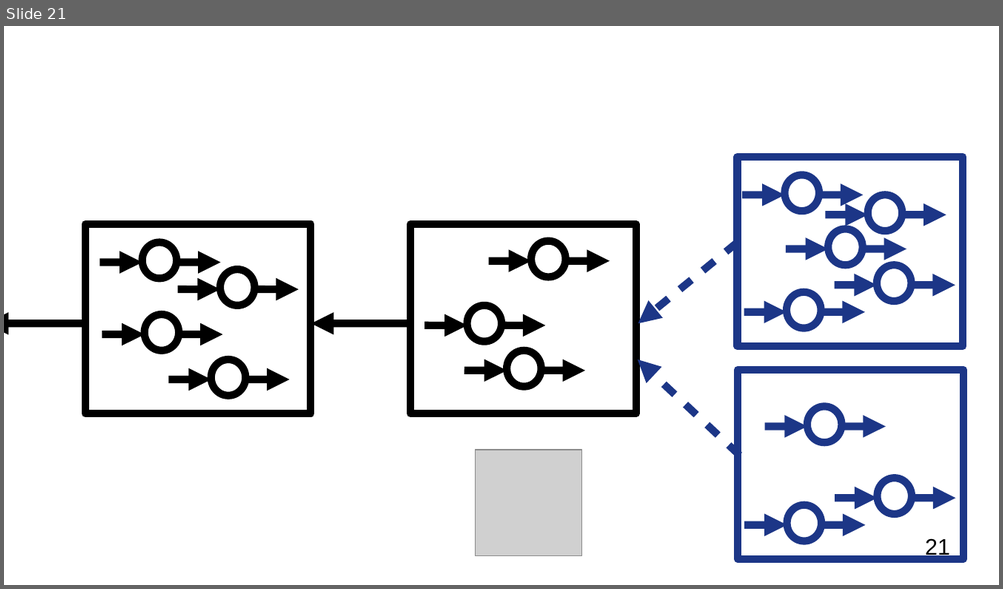
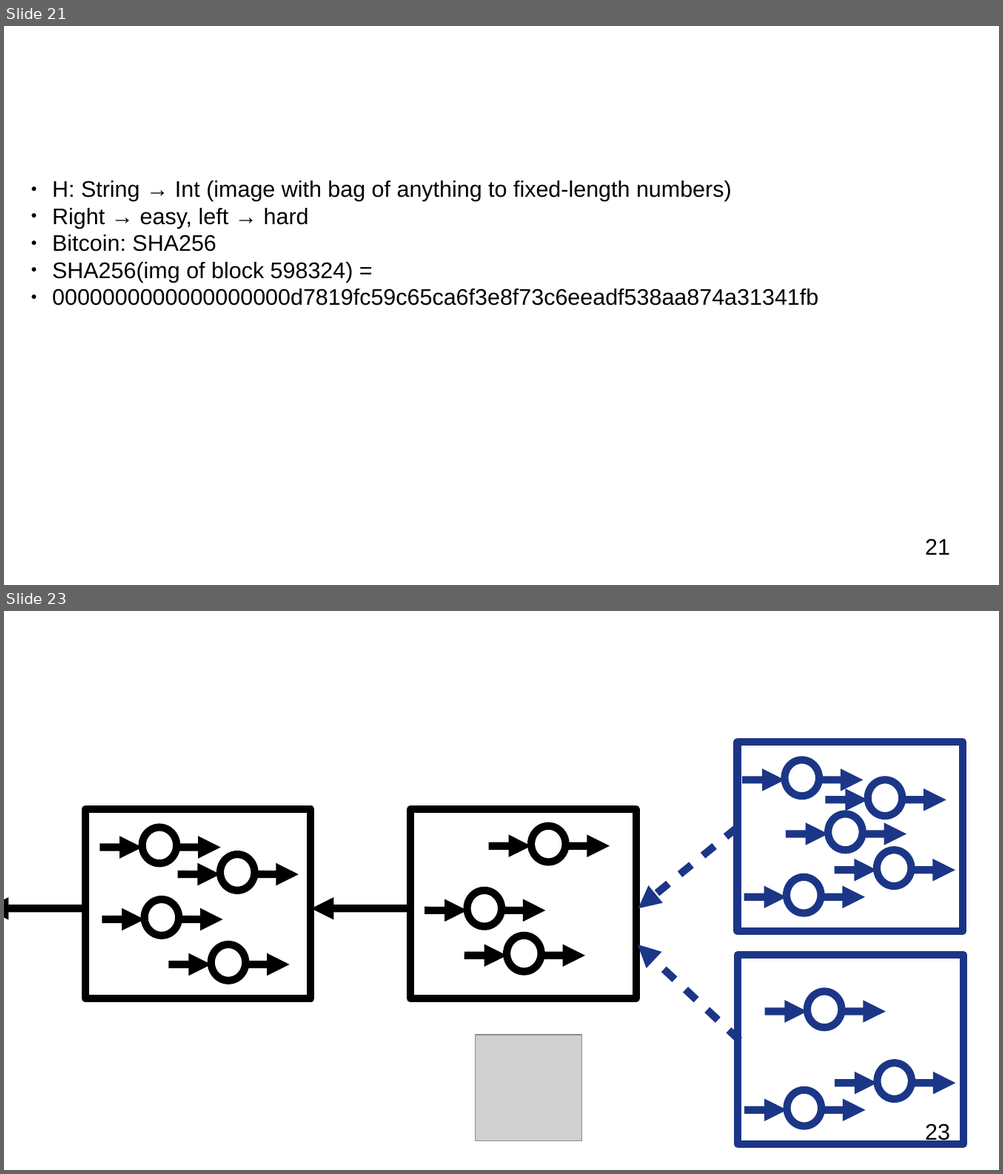
Before and after one commit to OrfeasLitos/blockchain_slides, a slide deck: presentation.odp. Shown one above the other, each under a label of ours: slide 21 before the commit, slides 21 and 23 after it; the slides between them are not shown. The pictures are 1003x589 and 1003x1174 pixels, drawn with LibreOffice and Linux fonts; fonts in the diff are those of the drawing; grey boxes stand for pictures; background and template pictures are left out. Boxes give left, top, right and bottom in pixels: in the first picture for what was removed or moved away, otherwise in the second. Text is boxed around its words. In the diff, an @@ line names an element or a change of style, - is before the commit and + after.

Commit message:
Add draft hash and pow, mention honest majority

```diff
--- a/presentation.odp
+++ b/presentation.odp
@@ slide 21 added at box(4, 26, 999, 585), background #FFFFFF; not listed: 1 template element that a slide beside it also shows @@
@@ title added at box(54, 47, 747, 140), 35.7 pt, text #FFFFFF @@
+Hash function
@@ text added at box(52, 181, 731, 283), 18 pt, text #000000 @@
+● H: String → Int (image with bag of anything to fixed-length numbers)
+● Right → easy, left → hard
+● Bitcoin: SHA256
+● SHA256(img of block 598324) =
+● 0000000000000000000d7819fc59c65ca6f3e8f73c6eeadf538aa874a31341fb
@@ what was slide 21 is now slide 23 @@
@@ page number at box(925, 1124, 950, 1145): text changed @@
-21
+23
```
Also in this commit, not shown: 1 slide changed, 1 other slide added.
